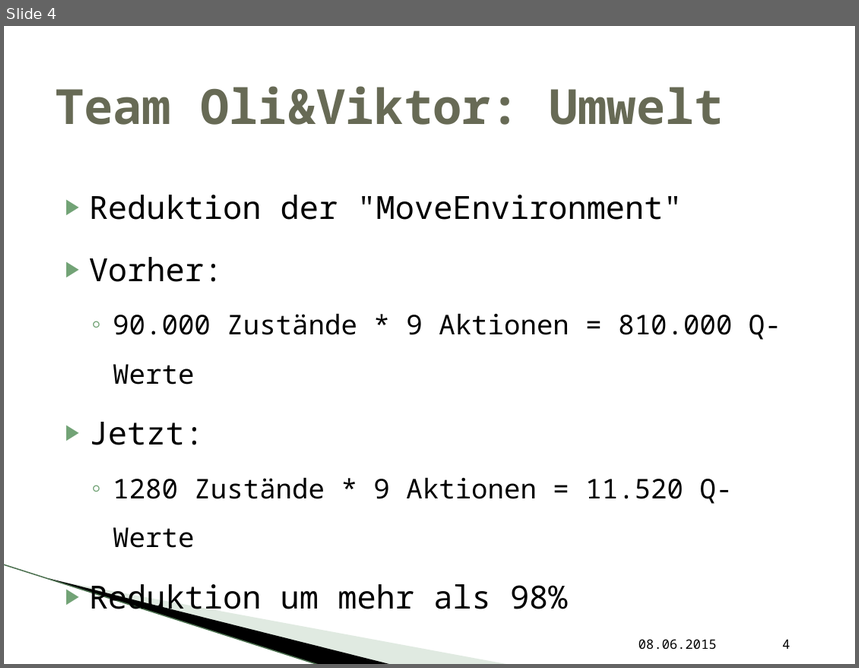
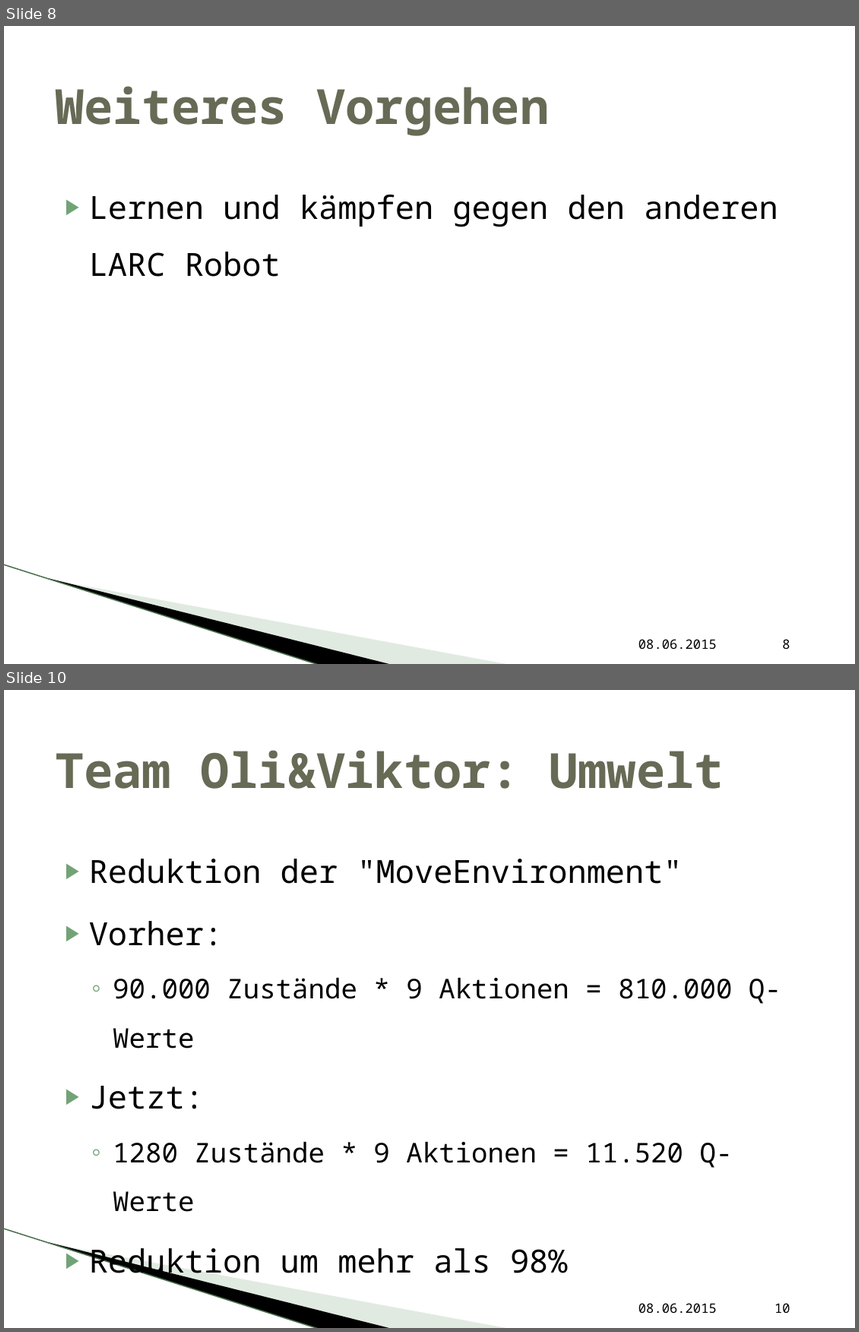
Before and after one commit to vikwin/HAW-LernendeAgenten_RC, a slide deck: Präsentation/OliViktor.pptx. Shown one above the other, each under a label of ours: slide 4 before the commit, slides 8 and 10 after it; the slides between them are not shown. The pictures are 859x668 and 859x1332 pixels, drawn with LibreOffice and Linux fonts; fonts in the diff are those of the drawing; background and template pictures are left out. Boxes give left, top, right and bottom in pixels: in the first picture for what was removed or moved away, otherwise in the second. Text is boxed around its words. In the diff, an @@ line names an element or a change of style, - is before the commit and + after.

```diff
--- a/Präsentation/OliViktor.pptx
+++ b/Präsentation/OliViktor.pptx
@@ slide 8 added at <box>4,26,855,664</box>, background #FFFFFF; not listed: 3 template elements that a slide beside it also shows @@
@@ title added at <box>55,86,549,136</box>, 41 pt, text #676A55, bold @@
+Weiteres Vorgehen
@@ text added at <box>89,195,778,277</box>, 27 pt, text #000000 @@
+▶ Lernen und kämpfen gegen den anderen LARC Robot
@@ text added at <box>639,639,717,649</box>, 11 pt, text #000000 @@
+08.06.2015
@@ page number added at <box>782,639,790,649</box>, 11 pt, text #000000 @@
+8
@@ what was slide 4 is now slide 10 @@
@@ page number at <box>775,1303,791,1313</box>: text changed @@
-4
+10
```
Also in this commit, not shown: 1 slide changed, 5 other slides added, 2 other files.
